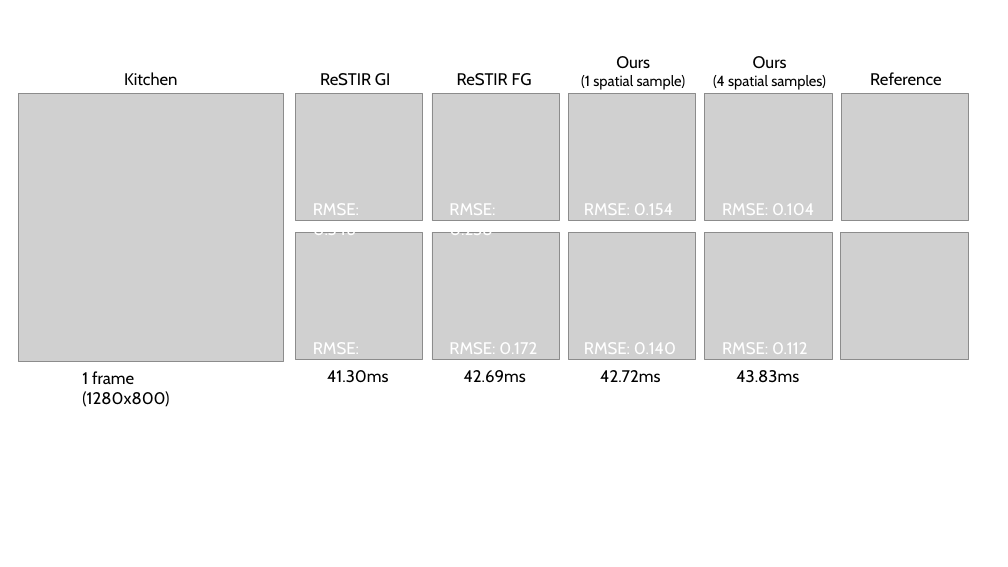
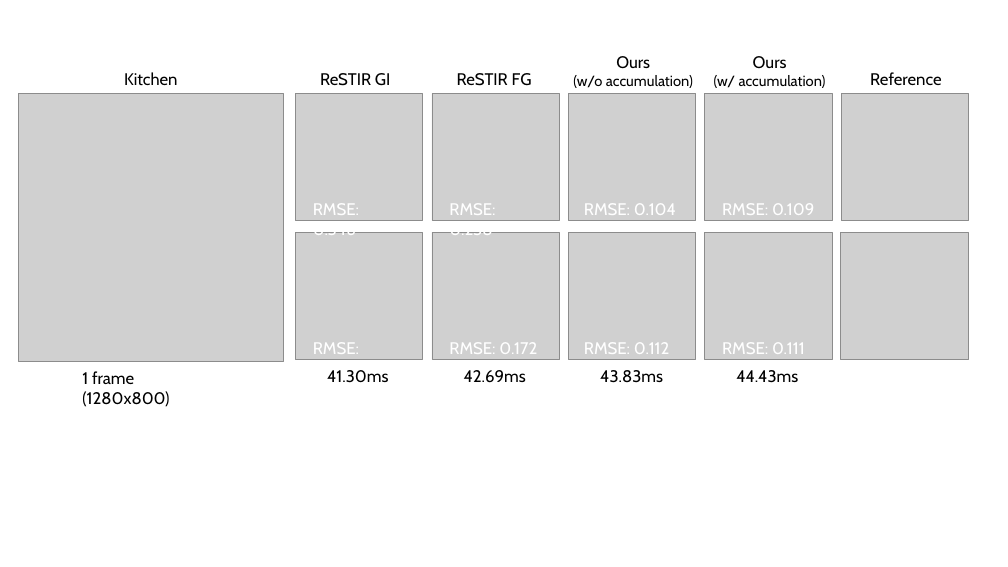
Before and after one commit to stanleylin924/ReSTIR-FG, a slide deck: slide 1 of tools/myscripts/Frame/RMSE.pptx. Drawn at 1008x567 pixels with LibreOffice and Linux fonts; fonts in the diff are those of the drawing; grey boxes stand for pictures. Boxes give left, top, right and bottom in pixels: in the first picture for what was removed or moved away, otherwise in the second. Text is boxed around its words. In the diff, an @@ line names an element or a change of style, - is before the commit and + after.

```diff
--- a/tools/myscripts/Frame/RMSE.pptx
+++ b/tools/myscripts/Frame/RMSE.pptx
@@ text at <box>573,75,693,88</box>: text changed @@
-(1 spatial sample)
+(w/o accumulation)
@@ text at <box>714,75,826,88</box>: text changed @@
-(4 spatial samples)
+(w/ accumulation)
@@ text at <box>584,203,676,215</box>: text changed @@
-RMSE: 0.154
+RMSE: 0.104
@@ text at <box>722,203,814,215</box>: text changed @@
-RMSE: 0.104
+RMSE: 0.109
@@ text at <box>584,342,670,354</box>: text changed @@
-RMSE: 0.140
+RMSE: 0.112
@@ text at <box>722,342,805,354</box>: text changed @@
-RMSE: 0.112
+RMSE: 0.111
@@ text "43.83ms": place and size @@
-text "43.83ms" at <box>736,370,799,383</box>
+text "43.83ms" at <box>600,370,663,383</box>
@@ text removed at <box>600,370,660,382</box> @@
-42.72ms
@@ text added at <box>736,370,798,383</box>, 16 pt, text #000000 @@
+44.43ms
```
Also in this commit, not shown: 4 other files.
